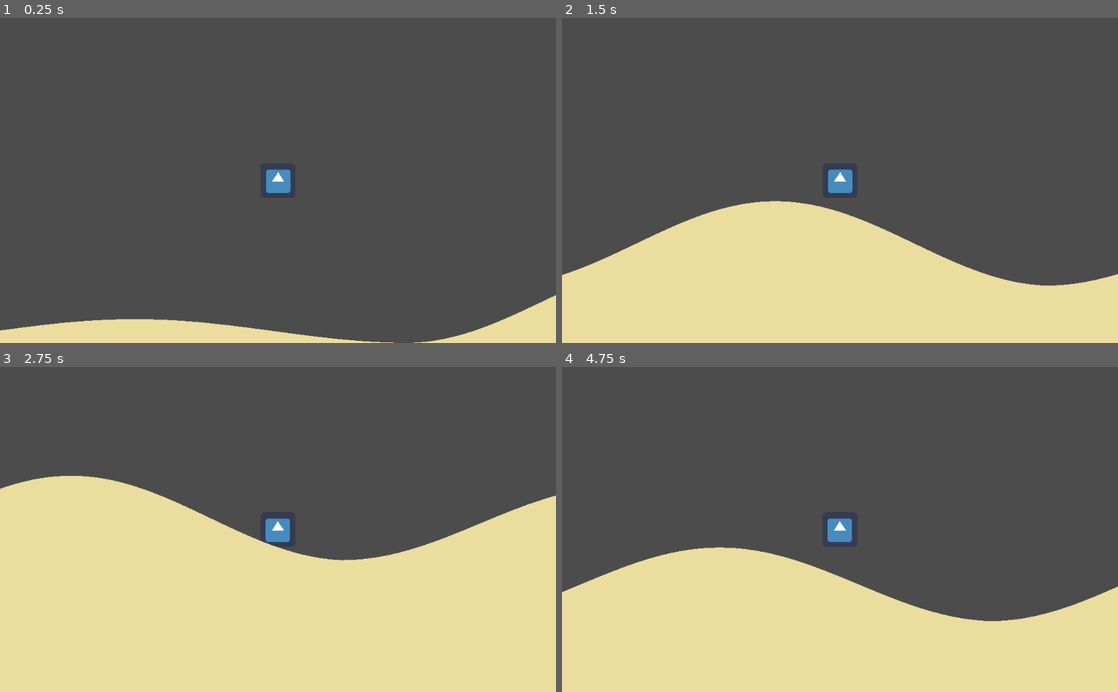
Above: before the commit, frames 1-4 (two rows, left to right).
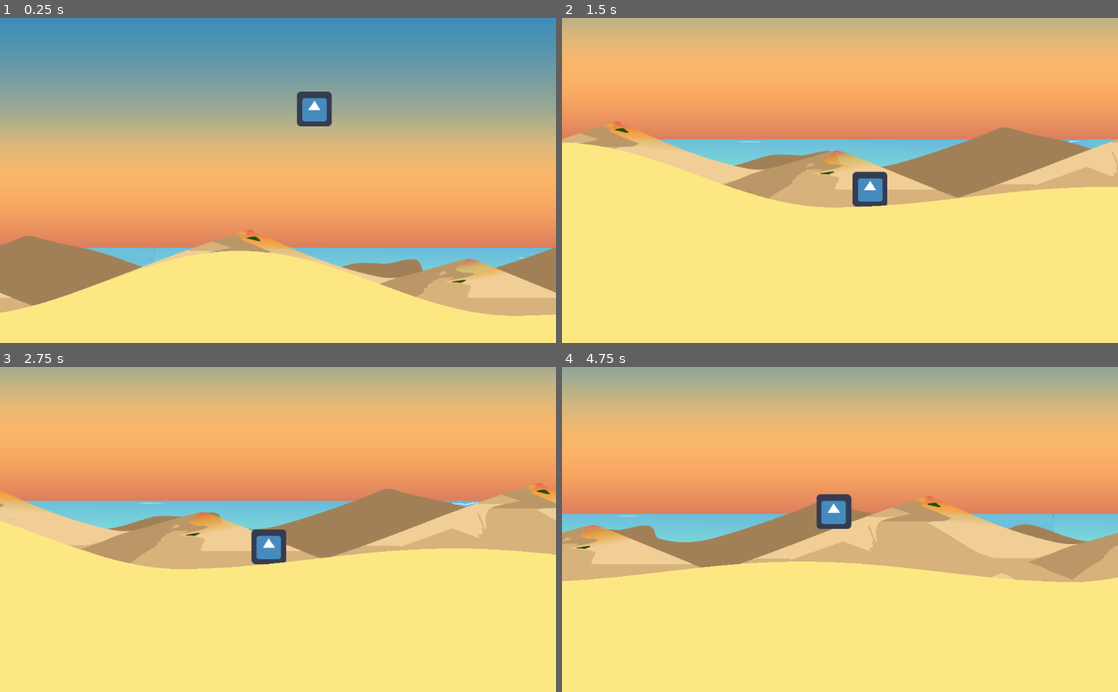
Above: after the commit, the same moments.

Repository: AlanVitorCosta/MotoresGame
Game: Godot game, scene res://scenes/World.tscn
The game is run twice, just before and just after one commit, with the same random seed, the same clock (stepped at 60 frames per second) and the same inputs. The engine's default icon, where the game draws it, is replaced by a stand-in: a white triangle on a blue panel in a dark square.
Inputs:
- Up to frame 1 (0.25 s): no input
- Up to frame 2 (1.5 s): hold Right (ui_right) from 0.53 s (still down); tap Up (ui_up) at 0.77 s
- Up to frame 3 (2.75 s): tap Up (ui_up) at 1.52 s; release Right (ui_right) at 2.03 s; hold Left (ui_left) from 2.03 s (still down)
- Up to frame 4 (4.75 s): release Left (ui_left) at 2.78 s; hold Right (ui_right) 2.78-4.28 s; tap Up (ui_up) at 3.02, 3.77, 4.52 s; hold Left (ui_left) from 4.28 s (still down)

The runs differ from the first frame. In frame 1, 100% of the frame differs, in the area x 0-100%, y 0-100%; in frame 2, 100%; in frame 3, 98%; in frame 4, 99%.

Commit message:
Parallax e otimizacao da memoria

Diff:
--- a/project.godot
+++ b/project.godot
@@ -19,6 +19,30 @@
 run/main_scene="res://scenes/World.tscn"
 config/icon="res://icon.png"
 
+[importer_defaults]
+
+texture={
+"compress/bptc_ldr": 0,
+"compress/hdr_mode": 0,
+"compress/lossy_quality": 0.7,
+"compress/mode": 0,
+"compress/normal_map": 0,
+"detect_3d": false,
+"flags/anisotropic": false,
+"flags/filter": false,
+"flags/mipmaps": false,
+"flags/repeat": 0,
+"flags/srgb": 2,
+"process/HDR_as_SRGB": false,
+"process/fix_alpha_border": true,
+"process/invert_color": false,
+"process/premult_alpha": false,
+"size_limit": 0,
+"stream": false,
+"svg/scale": 1.0
+}
+
 [rendering]
 
+environment/default_clear_color=Color( 0.243137, 0.556863, 0.72549, 1 )
 environment/default_environment="res://default_env.tres"
--- a/scenes/Player.tscn
+++ b/scenes/Player.tscn
@@ -1,10 +1,14 @@
-[gd_scene load_steps=4 format=2]
+[gd_scene load_steps=6 format=2]
 
 [ext_resource path="res://scripts/Player.gd" type="Script" id=1]
 [ext_resource path="res://icon.png" type="Texture" id=2]
+[ext_resource path="res://scripts/GarbageCollector.gd" type="Script" id=3]
 
 [sub_resource type="CapsuleShape2D" id=1]
 radius = 21.5824
+
+[sub_resource type="RectangleShape2D" id=2]
+extents = Vector2( 10, 400 )
 
 [node name="Player" type="KinematicBody2D"]
 script = ExtResource( 1 )
@@ -23,6 +27,24 @@
 
 [node name="Camera2D" type="Camera2D" parent="."]
 current = true
+limit_top = -100
+limit_bottom = 700
+smoothing_enabled = true
 __meta__ = {
 "_edit_lock_": true
 }
+
+[node name="Area2D" type="Area2D" parent="."]
+position = Vector2( -2002.03, -25.2002 )
+script = ExtResource( 3 )
+__meta__ = {
+"_edit_lock_": true
+}
+
+[node name="CollisionShape2D" type="CollisionShape2D" parent="Area2D"]
+position = Vector2( 1.948, 372.043 )
+shape = SubResource( 2 )
+__meta__ = {
+"_edit_lock_": true
+}
+[connection signal="body_entered" from="Area2D" to="Area2D" method="_on_Area2D_body_entered"]
--- a/scenes/World.tscn
+++ b/scenes/World.tscn
@@ -1,7 +1,11 @@
-[gd_scene load_steps=3 format=2]
+[gd_scene load_steps=7 format=2]
 
 [ext_resource path="res://scripts/World.gd" type="Script" id=1]
 [ext_resource path="res://scenes/Player.tscn" type="PackedScene" id=2]
+[ext_resource path="res://sprites/Background/céu.png" type="Texture" id=3]
+[ext_resource path="res://sprites/Background/mar.png" type="Texture" id=4]
+[ext_resource path="res://sprites/Background/dunas_fundo2.png" type="Texture" id=5]
+[ext_resource path="res://sprites/Background/dunas_fundo1.png" type="Texture" id=6]
 
 [node name="World" type="Node2D"]
 script = ExtResource( 1 )
@@ -13,3 +17,68 @@
 
 [node name="Player" parent="." instance=ExtResource( 2 )]
 position = Vector2( 526, 48 )
+
+[node name="ParallaxBackground" type="ParallaxBackground" parent="."]
+
+[node name="BackGround" type="ParallaxLayer" parent="ParallaxBackground"]
+editor/display_folded = true
+motion_scale = Vector2( 0.25, 1 )
+motion_mirroring = Vector2( 1024, 0 )
+__meta__ = {
+"_edit_lock_": true
+}
+
+[node name="Sprite" type="Sprite" parent="ParallaxBackground/BackGround"]
+position = Vector2( 0, -103 )
+texture = ExtResource( 3 )
+centered = false
+__meta__ = {
+"_edit_lock_": true
+}
+
+[node name="Mar" type="ParallaxLayer" parent="ParallaxBackground"]
+editor/display_folded = true
+motion_scale = Vector2( 0.4, 1 )
+motion_mirroring = Vector2( 1024, 0 )
+__meta__ = {
+"_edit_lock_": true
+}
+
+[node name="Sprite" type="Sprite" parent="ParallaxBackground/Mar"]
+position = Vector2( 7.17499, 323.824 )
+texture = ExtResource( 4 )
+centered = false
+
+[node name="DunaTraseira" type="ParallaxLayer" parent="ParallaxBackground"]
+editor/display_folded = true
+motion_scale = Vector2( 0.6, 1 )
+motion_mirroring = Vector2( 1030, 0 )
+__meta__ = {
+"_edit_lock_": true
+}
+
+[node name="Sprite" type="Sprite" parent="ParallaxBackground/DunaTraseira"]
+position = Vector2( 2.78954, 266.896 )
+scale = Vector2( 1.11374, 1 )
+texture = ExtResource( 5 )
+centered = false
+__meta__ = {
+"_edit_lock_": true
+}
+
+[node name="DunaFrontal" type="ParallaxLayer" parent="ParallaxBackground"]
+editor/display_folded = true
+motion_scale = Vector2( 0.8, 1 )
+motion_mirroring = Vector2( 1024, 0 )
+__meta__ = {
+"_edit_lock_": true
+}
+
+[node name="Sprite" type="Sprite" parent="ParallaxBackground/DunaFrontal"]
+position = Vector2( -1.71661e-005, 281.74 )
+scale = Vector2( 1.13169, 1 )
+texture = ExtResource( 6 )
+centered = false
+__meta__ = {
+"_edit_lock_": true
+}
--- /dev/null
+++ b/scripts/GarbageCollector.gd
@@ -0,0 +1,9 @@
+extends Area2D
+
+func _ready():
+	pass
+
+func _on_Area2D_body_entered(body):
+	#print(body.name)
+	body.queue_free()
+	pass # Replace with function body.
--- a/scripts/Player.gd
+++ b/scripts/Player.gd
@@ -15,15 +15,20 @@
 
 	if Input.is_action_pressed("ui_right"):
 		$Sprite.set_flip_h(false)
-		velocity.x = 6*SPEED
+		velocity.x = 3*SPEED
 	elif Input.is_action_pressed("ui_left"):
 		velocity.x = -SPEED
 		$Sprite.set_flip_h(true)
 	else:
-		velocity.x = 10*SPEED
+		velocity.x = 5*SPEED
 
 	if Input.is_action_pressed("ui_up") && on_ground:
 			velocity.y = JUMP_POWER
+
+	if Input.is_action_pressed("ui_down"):
+		$Camera2D.zoom = Vector2(4,4)
+	else:
+		$Camera2D.zoom = Vector2(1,1)
 
 	velocity.y += GRAVITY
 
--- a/scripts/World.gd
+++ b/scripts/World.gd
@@ -9,7 +9,7 @@
 var screensize
 var terrain = PoolVector2Array()
 
-var sand_texture = preload("res://sprites/Spr_sand.png")
+var sand_texture = preload("res://sprites/textura_duna.png")
 const base_y_offset = 200
 
 func _ready():
@@ -26,20 +26,22 @@
 	terrain = PoolVector2Array()
 	screensize = get_viewport().get_visible_rect().size
 	#Setando o ponto inicial:
-	var start_y = screensize.y * 3/4 + (-hill_range + randi() % hill_range*2)
+	var start_y = screensize.y * 3/4 + (-hill_range + 50 % hill_range*2)
 	terrain.append(Vector2(0,start_y))
 
 	generate_hills()
 	pass
 
 func _process(delta):
+	#print(terrain[0])
+	#print($Player.SPEED)
 	if terrain[-1].x < $Player.position.x + screensize.x / 2:
 		generate_hills()
 	pass
 
 func generate_hills():
 
-	#Setando variaveil
+	#Setando variaveis
 	var hill_width = screensize.x / num_hills
 	var hill_slices = hill_width / slice
 	var start = terrain[-1] #Start recebe o ultimo ponto do terreno
@@ -62,8 +64,11 @@
 		#incrementando a altura do ponto de inicio:
 		start.y += height
 	#Criando poligono de colisão:
+	var static_B2d = StaticBody2D.new()
+	add_child(static_B2d)
 	var shape = CollisionPolygon2D.new()
-	$StaticBody2D.add_child(shape)
+	#$StaticBody2D.add_child(shape)
+	static_B2d.add_child(shape)
 	poly.append(Vector2(terrain[-1].x, screensize.y + base_y_offset))
 	poly.append(Vector2(start.x, screensize.y + base_y_offset))
 	shape.polygon = poly
@@ -71,7 +76,7 @@
 	var sand = Polygon2D.new()
 	sand.polygon = poly
 	sand.texture = sand_texture
-	add_child(sand)
+	shape.add_child(sand)
 	pass
 
 func declive(x):
Binary file added: sprites/Background/céu.png
Not shown, added: sprites/Background/céu.png.import
Binary file added: sprites/Background/dunas_fundo1.png
Not shown, added: sprites/Background/dunas_fundo1.png.import
Binary file added: sprites/Background/dunas_fundo2.png
Not shown, added: sprites/Background/dunas_fundo2.png.import
Binary file added: sprites/Background/fundo.png
Not shown, added: sprites/Background/fundo.png.import
Binary file added: sprites/Background/mar.png
Not shown, added: sprites/Background/mar.png.import
Binary file added: sprites/Background/nuvem1.png
Not shown, changed: sprites/Background/nuvem1.png.import
(and 7 more such lines)
